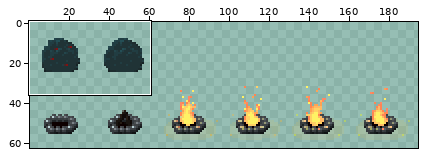
Sprite sheet: Spritesheets/Assets_01.png. The picture above shows the old version from afar; the outline marks the close-up.
Close-up. The starting point:
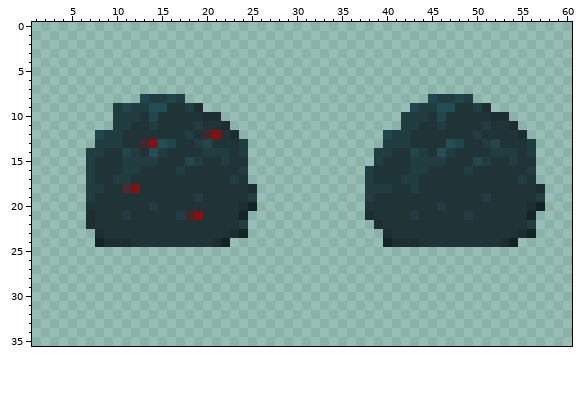
The file is 256x256 pixels. Pixels under 10% opacity are left out. Colours within 5 levels of each other are drawn and written as one. Shown: x 1..60, y 0..35. The wide view leaves out empty margins.
The same view after the edit:
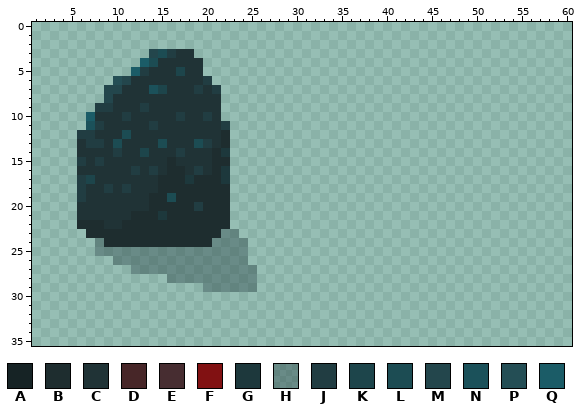
Palette (. is transparent): A #162325  B #1e2d2f  C #203336  D #472628  E #472d31  F #811112  G #1d383c  H #233b3f63  J #213d42  K #1d454b  L #1c4c53  M #23464c  N #1b515a  P #244e55  Q #1b5c67
Commit message: Adjusted bushes
The exact change:
Changed rows in their new state; - is an unchanged pixel.
first column x 6:
 3 --------MLJCC---------------------------------------
 4 -------QLCCCCC--------------------------------------
 5 ------QJCCCKCC--------------------------------------
 6 ----PMCCCCCCCCJ-------------------------------------
 7 ---MMCCCNKCCCJCJ------------------------------------
 8 ---MCCCCCCCCCCCC-----------------------.....--------
 9 --JJCCC-CC--CCCC---------------------.........------
10 -QCCC-C-C--J--JC--------------------............----
11 -NJCCC-------C--J-------------------.............---
12 JJCCCL------C-CCB.----------------................--
13 CJ-CL--CCLC--LJ-B..---------------.................-
14 CCC-JCCKCC-J--CBG..--------------..................-
15 JCJ--CCCC-B-CC-BB..--------------..................-
16 CC---C--J-BB-J-BG..-------------...................-
17 JK--CC---BBBGBBBG..-------------...................-
18 JCCJ-JC--BBBBBBBB...------------....................
19 JC------BBLBBBBBB...------------....................
20 C-------BBBBBJBBB...------------....................
21 CC---CBBBGBBBBBBB..-------------...................-
22 B-B--BBBBBBBBBBBB..--------------..................-
23 -B-BBBBBBBBBBBBBHH.---------------.................-
24 --H---BBBBBBBBBHHHH---------------...............---
25 --HHHHHHHHHHHHHHHHH---------------------------------
26 ----HHHHHHHHHHHHHHH---------------------------------
27 ------HHHHHHHHHHHHHH--------------------------------
28 ----------HHHHHHHHHH--------------------------------
29 --------------HHHHHH--------------------------------
Changed places in both close-ups, as pixel boxes (x1, y1, x2, y2):
changed: (77, 49, 257, 292)
erased: (365, 94, 545, 247)
